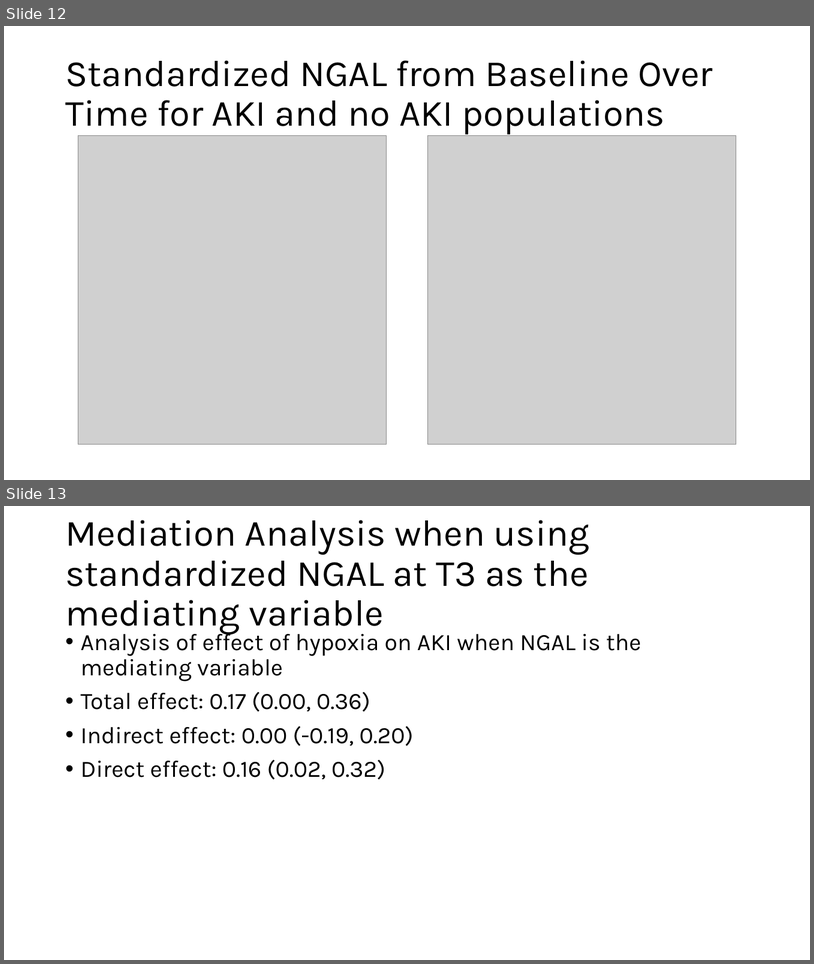
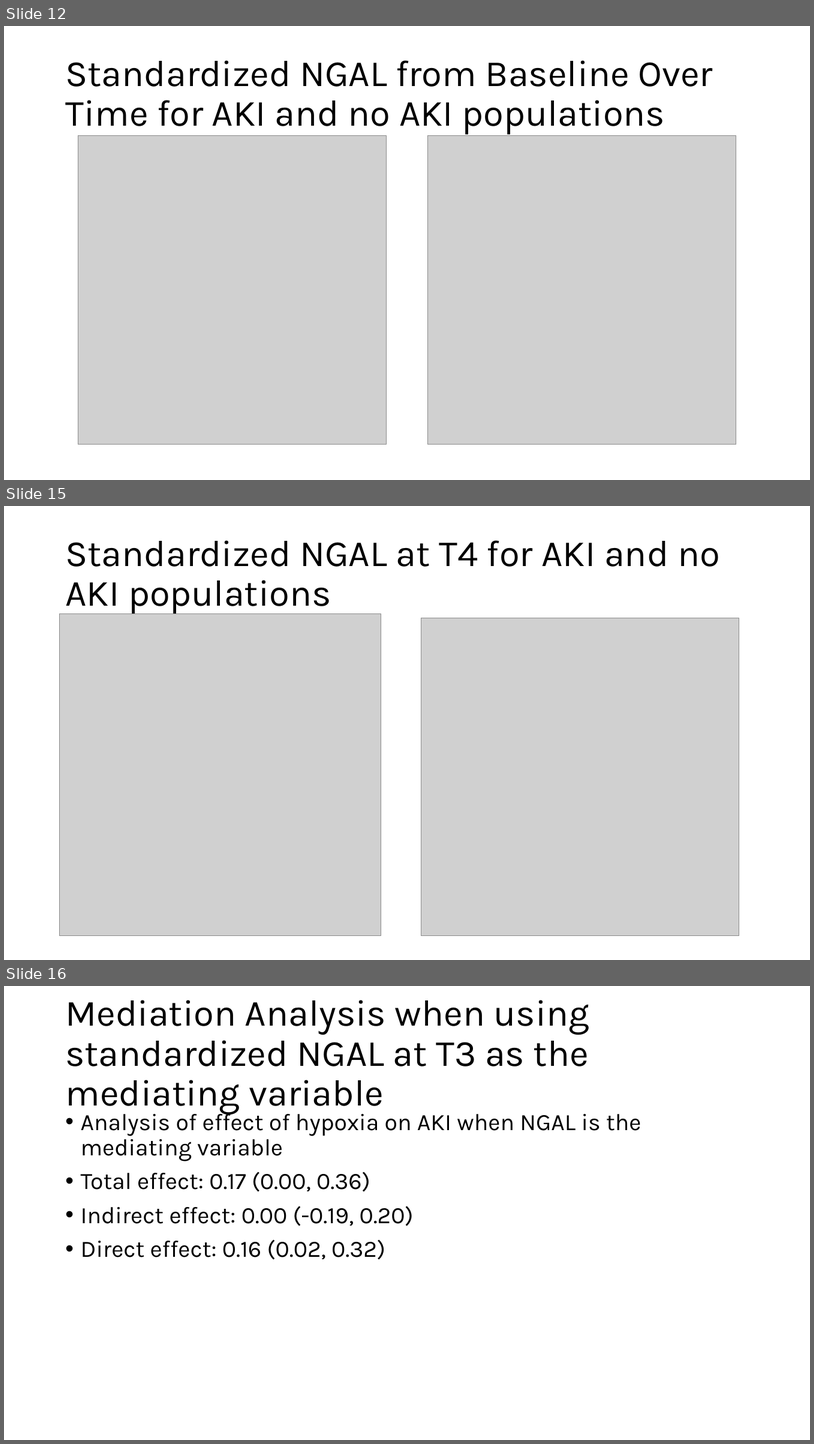
Before and after one commit to jacobmchen/imputation_pipeline, a slide deck: exploratory_analysis/plots/compare_plots.pptx. Shown one above the other, each under a label of ours: slides 12 and 13 before the commit, slides 12, 15 and 16 after it; the slides between them are not shown. The pictures are 814x964 and 814x1444 pixels, drawn with LibreOffice and Linux fonts; fonts in the diff are those of the drawing; grey boxes stand for pictures. Boxes give left, top, right and bottom in pixels: in the first picture for what was removed or moved away, otherwise in the second. Text is boxed around its words. In the diff, an @@ line names an element or a change of style, - is before the commit and + after.

Commit message:
add analysis when using stand NGAL at T4 as mediating variable

```diff
--- a/exploratory_analysis/plots/compare_plots.pptx
+++ b/exploratory_analysis/plots/compare_plots.pptx
@@ slide 15 added at (4,506,810,960), background #FFFFFF @@
@@ title added at (65,540,720,615), 44 pt, text #000000 @@
+Standardized NGAL at T4 for AKI and no AKI populations
@@ picture added at (60,614,381,936) @@
@@ picture added at (422,618,739,936) @@
@@ what was slide 13 is now slide 16 @@
```
Also in this commit, not shown: 3 other slides added, 6 other files.
